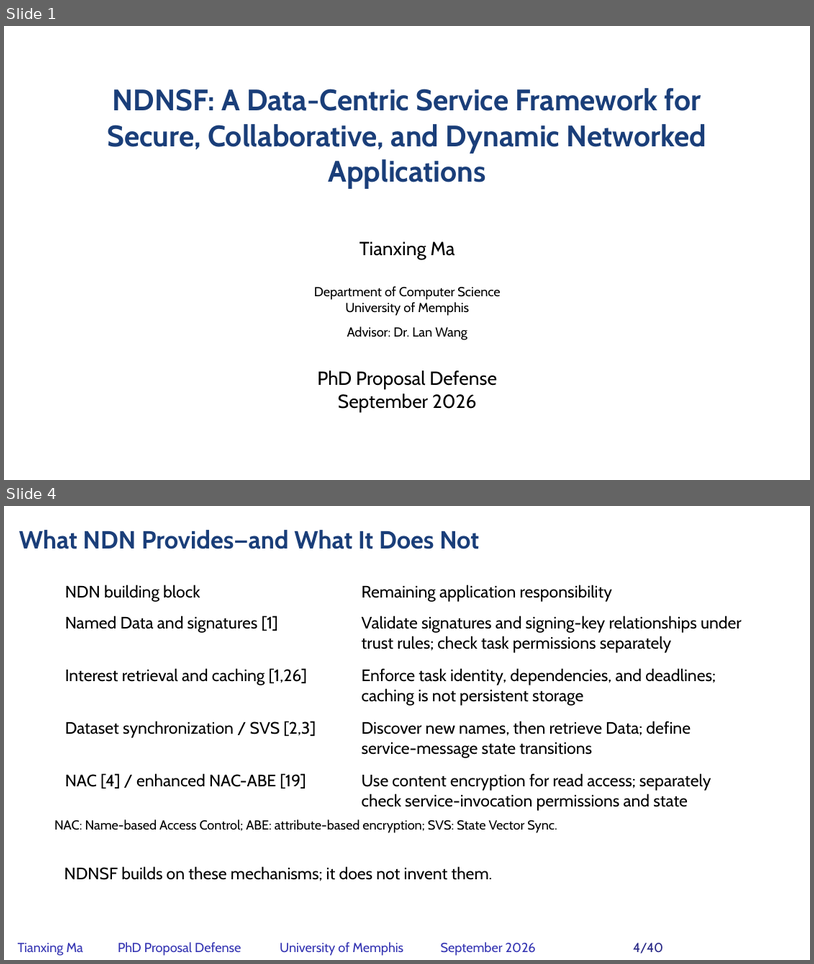
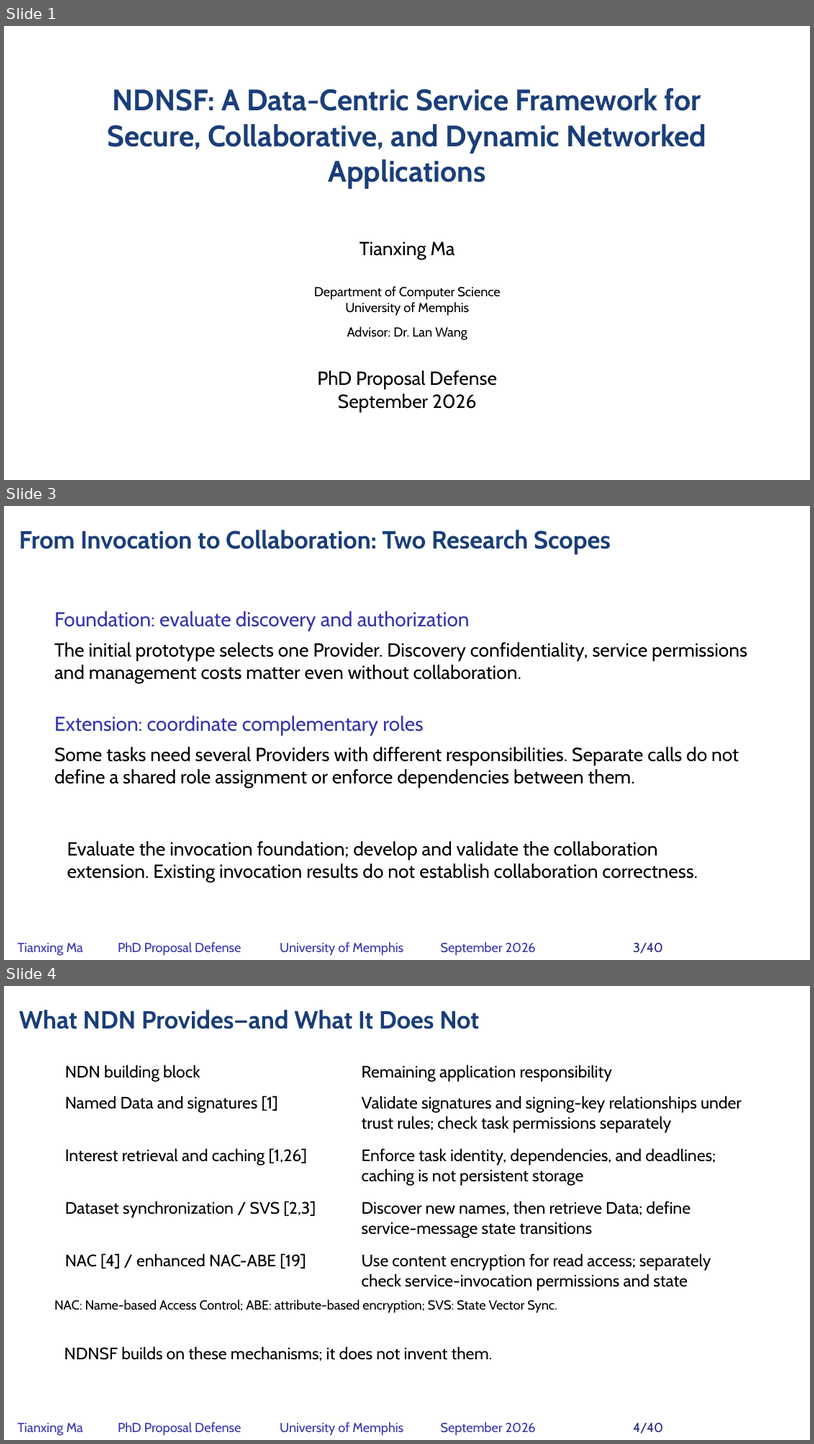
Before and after one commit to matianxing1992/NDN_Service_Framework, a slide deck: docs/PAPER/proposal-defense/slides/NDNSF_proposal_hybrid_editable.pptx. Shown one above the other, each under a label of ours: slides 1 and 4 before the commit, slides 1, 3 and 4 after it; the slides between them are not shown. The pictures are 814x964 and 814x1444 pixels, drawn with LibreOffice and Linux fonts; fonts in the diff are those of the drawing; background and template pictures are left out. Boxes give left, top, right and bottom in pixels: in the first picture for what was removed or moved away, otherwise in the second. Text is boxed around its words. In the diff, an @@ line names an element or a change of style, - is before the commit and + after.

Commit message:
docs: separate invocation foundation from collaboration research

```diff
--- a/docs/PAPER/proposal-defense/slides/NDNSF_proposal_hybrid_editable.pptx
+++ b/docs/PAPER/proposal-defense/slides/NDNSF_proposal_hybrid_editable.pptx
@@ slide 3 added at box(4, 506, 810, 960), background picture (left out) @@
@@ text added at box(19, 530, 611, 554), 35.6 pt, text #1A3E79, bold @@
+From Invocation to Collaboration: Two Research Scopes
@@ text added at box(54, 611, 470, 631), 28.8 pt, text #3333B2 @@
+Foundation: evaluate discovery and authorization
@@ text added at box(54, 642, 748, 683), 27.1 pt, text #000000 @@
+The initial prototype selects one Provider. Discovery confidentiality, service permissions and management costs matter even without collaboration.
@@ text added at box(54, 716, 423, 735), 28.8 pt, text #3333B2 @@
+Extension: coordinate complementary roles
@@ text added at box(54, 746, 739, 788), 27.1 pt, text #000000 @@
+Some tasks need several Providers with different responsibilities. Separate calls do not define a shared role assignment or enforce dependencies between them.
@@ text added at box(67, 841, 698, 882), 27.1 pt, text #000000 @@
+Evaluate the invocation foundation; develop and validate the collaboration extension. Existing invocation results do not establish collaboration correctness.
@@ text added at box(18, 942, 83, 955), 18.6 pt, text #3333B2 @@
+Tianxing Ma
@@ text added at box(118, 942, 241, 955), 18.6 pt, text #3333B2 @@
+PhD Proposal Defense
@@ text added at box(280, 942, 404, 955), 18.6 pt, text #3333B2 @@
+University of Memphis
@@ text added at box(441, 942, 536, 955), 18.6 pt, text #3333B2 @@
+September 2026
@@ text added at box(633, 942, 664, 953), 18.6 pt, text #262685 @@
+3/40
```
Also in this commit, not shown: 8 slides changed, 1 other slide added, 2 slides removed, 26 other files.
